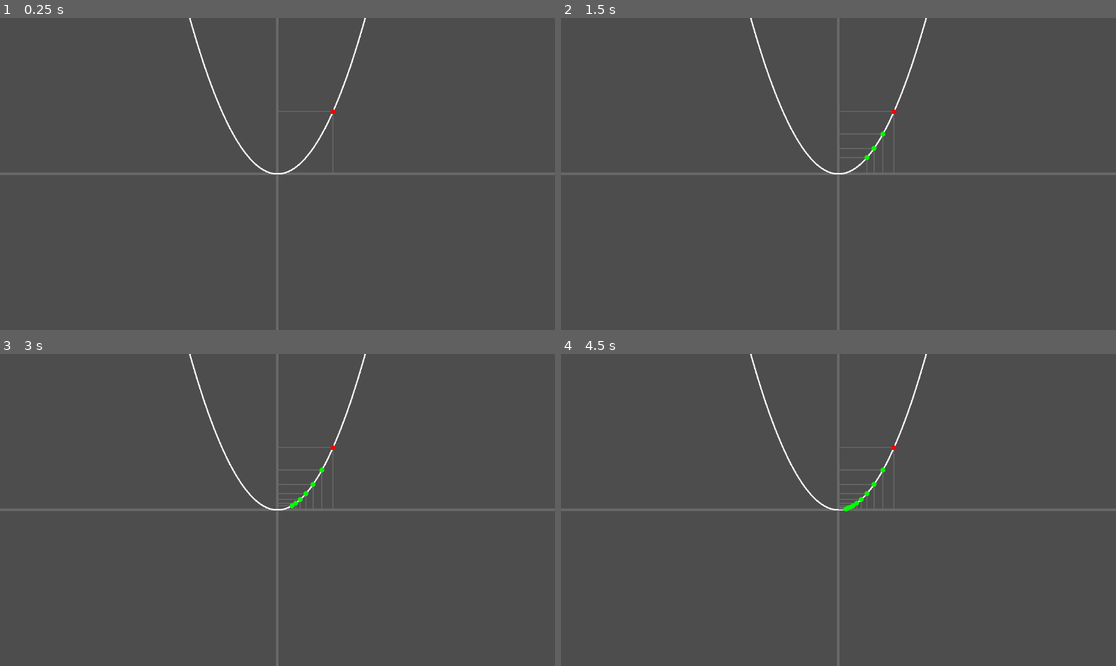
Above: before the commit, frames 1-4 (two rows, left to right).
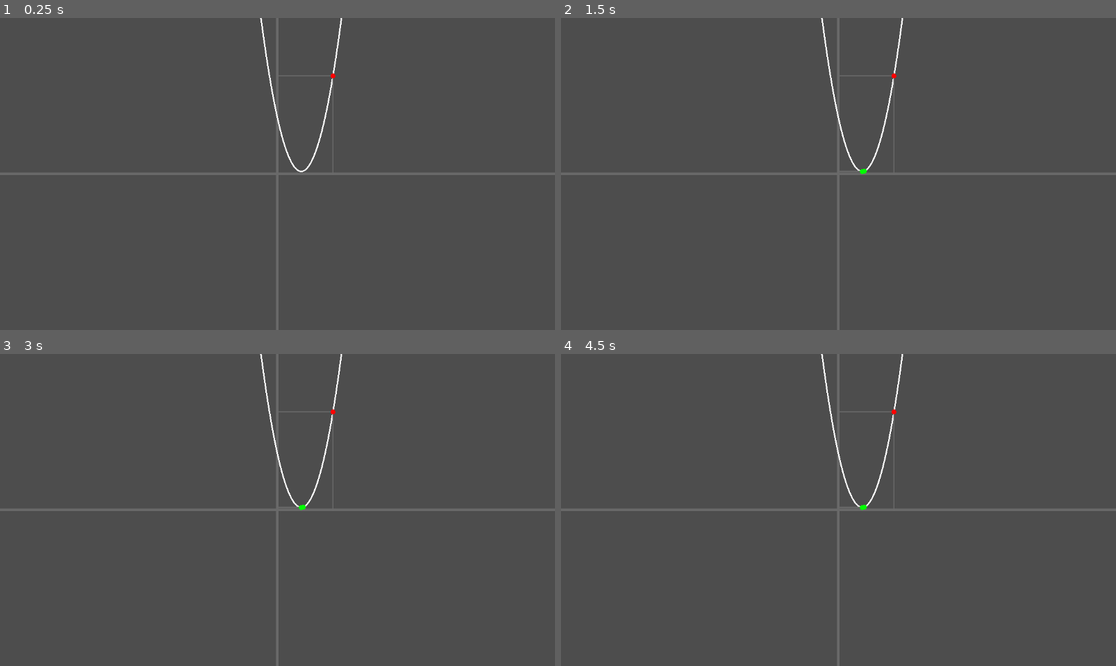
Above: after the commit, the same moments.

Repository: mjXmsdgh/game_gallery
Game: Godot game, scene res://2_game_scene/min_search/main.tscn
The game is run twice, just before and just after one commit, with the same random seed, the same clock (stepped at 60 frames per second) and the same inputs. This scene is started directly instead of the project's main scene.
Inputs:
- Up to frame 1 (0.25 s): no input
- Up to frame 2 (1.5 s): tap Enter at 0.5 s; hold Right (ui_right) 0.53-1.28 s; tap Space (key_space) at 0.6, 1.25, 1.35 s; hold Down (ui_down) from 1.28 s (still down)
- Up to frame 3 (3 s): tap Enter at 2 s; release Down (ui_down) at 2.03 s; hold Right (ui_right) 2.03-2.78 s; tap Space (key_space) at 2.1, 2.75, 2.85 s; hold Up (ui_up) from 2.78 s (still down)
- Up to frame 4 (4.5 s): tap Enter at 3.5 s; release Up (ui_up) at 3.53 s; hold Left (ui_left) from 3.53 s (still down); tap Space (key_space) at 3.6, 4.25, 4.35 s

The runs differ from the first frame. In frame 1, 0.8% of the frame differs, in the area x 34-66%, y 0-51%; in frame 2, 0.9%; in frame 3, 0.9%; in frame 4, 0.9%.

Commit message:
add random

Diff:
--- a/2_game_scene/min_search/script/QuadraticFunctionNode.gd
+++ b/2_game_scene/min_search/script/QuadraticFunctionNode.gd
@@ -6,6 +6,31 @@
 var a: float = 1.0  # 二次項の係数 (デフォルト値: 1.0)
 var b: float = 0.0  # 一次項の係数 (デフォルト値: 0.0)
 var c: float = 0.0  # 定数項 (デフォルト値: 0.0)
+
+# 係数のランダム範囲
+var a_min: float = 0.1
+var a_max: float = 5.0
+var b_min: float = -10.0
+var b_max: float = 10.0
+var c_min: float = -10.0
+var c_max: float = 10.0
+
+func _ready():
+	randomize() # 乱数シードを初期化
+	set_random_coefficients()
+
+# ランダムな係数を設定する関数
+func set_random_coefficients():
+	# a は 0 にならないようにする
+	while true:
+		a = randf_range(a_min, a_max)
+		if abs(a) > 0.01: # 0に近い値も除外
+			break
+		if a>0:
+			break
+	b = randf_range(b_min, b_max)
+	c = randf_range(c_min, c_max)
+	print("a:",a,"b:",b,"c:",c)
 
 # 二次関数の計算
 func calculate(x: float) -> float:
